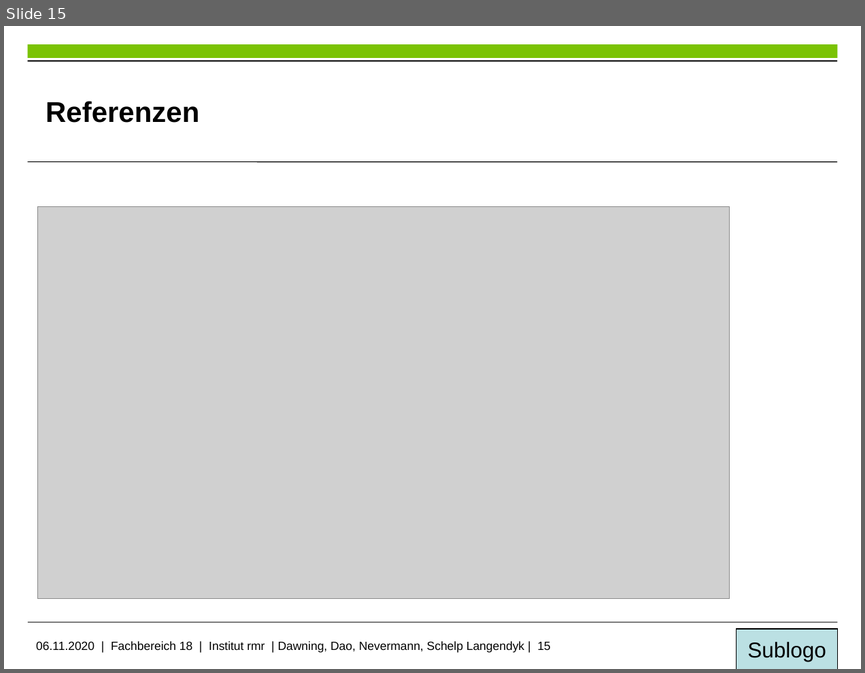
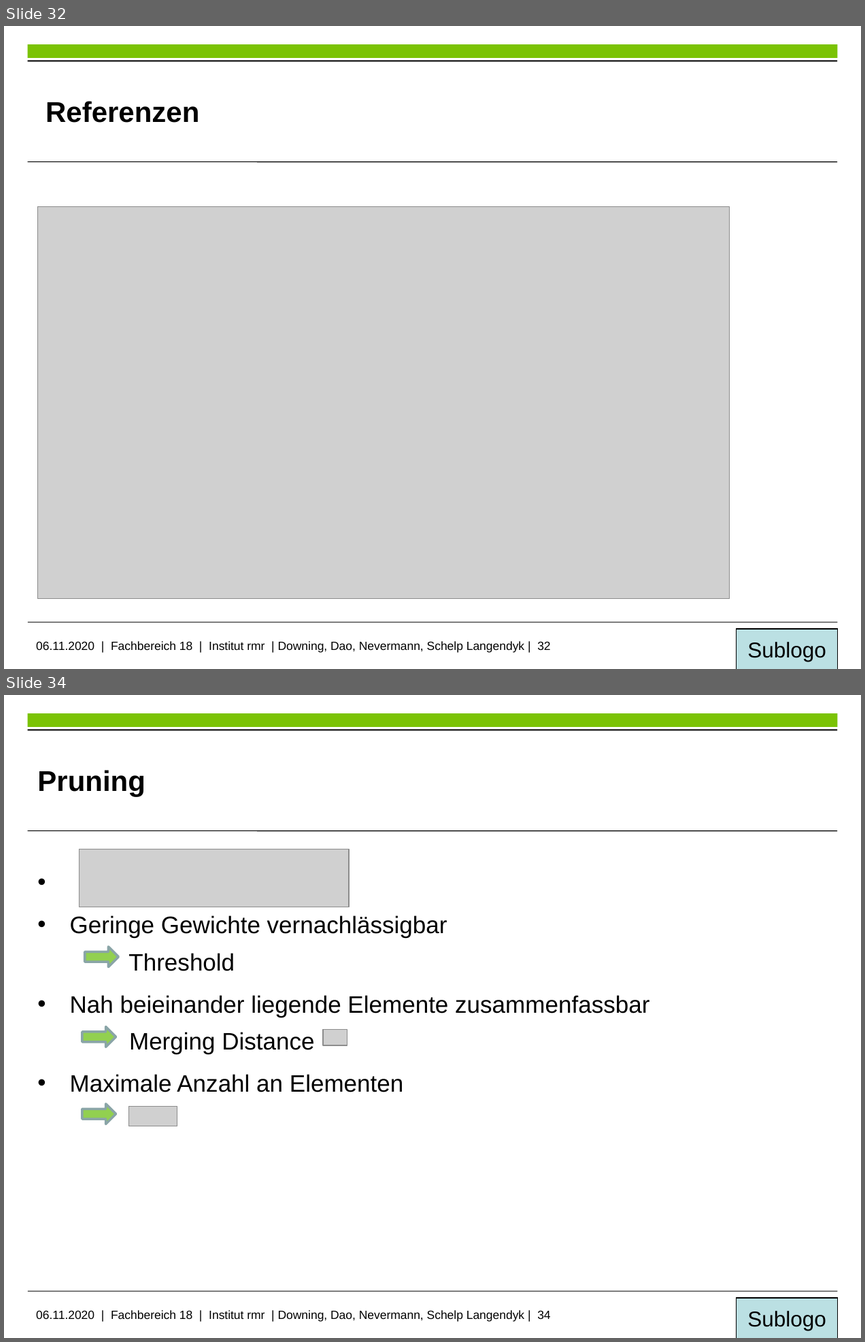
Before and after one commit to PercyDwn/MaritimeHindernisse, a slide deck: Präsentation ProSeminar SoSe20/Hinderniserfassung in maritimer Umgebung.pptx. Shown one above the other, each under a label of ours: slide 15 before the commit, slides 32 and 34 after it; the slides between them are not shown. The pictures are 865x673 and 865x1342 pixels, drawn with LibreOffice and Linux fonts; fonts in the diff are those of the drawing; grey boxes stand for pictures; background and template pictures are left out. Boxes give left, top, right and bottom in pixels: in the first picture for what was removed or moved away, otherwise in the second. Text is boxed around its words. In the diff, an @@ line names an element or a change of style, - is before the commit and + after.

```diff
--- a/Präsentation ProSeminar SoSe20/Hinderniserfassung in maritimer Umgebung.pptx
+++ b/Präsentation ProSeminar SoSe20/Hinderniserfassung in maritimer Umgebung.pptx
@@ slide 34 added at [4, 695, 861, 1338], background #FFFFFF; not listed: 6 template elements that a slide beside it also shows @@
@@ title added at [37, 770, 145, 797], 24 pt, text #000000, bold @@
+Pruning
@@ picture added at [79, 849, 349, 907] @@
@@ text added at [70, 915, 649, 1092], 20 pt, text #000000 @@
+• Geringe Gewichte vernachlässigbar
+  Threshold
+• Nah beieinander liegende Elemente zusammenfassbar
+  Merging Distance
+• Maximale Anzahl an Elementen
@@ right arrow added at [84, 947, 118, 968], fill #92D050, outline #8AA6A8 2 pt @@
@@ right arrow added at [82, 1027, 116, 1047], fill #92D050, outline #8AA6A8 2 pt @@
@@ picture added at [323, 1029, 347, 1045] @@
@@ right arrow added at [82, 1104, 116, 1124], fill #92D050, outline #8AA6A8 2 pt @@
@@ picture added at [129, 1106, 177, 1126] @@
@@ what was slide 15 is now slide 32 @@
@@ slide 32 changed as well @@
@@ text at [36, 641, 550, 652]: text changed @@
-06.11.2020 | Fachbereich 18 | Institut rmr | Dawning, Dao, Nevermann, Schelp Langendyk | 15
+06.11.2020 | Fachbereich 18 | Institut rmr | Downing, Dao, Nevermann, Schelp Langendyk | 32
```
Also in this commit, not shown: 13 other slides changed, 22 other slides added, 1 slide removed, 3 other files.
